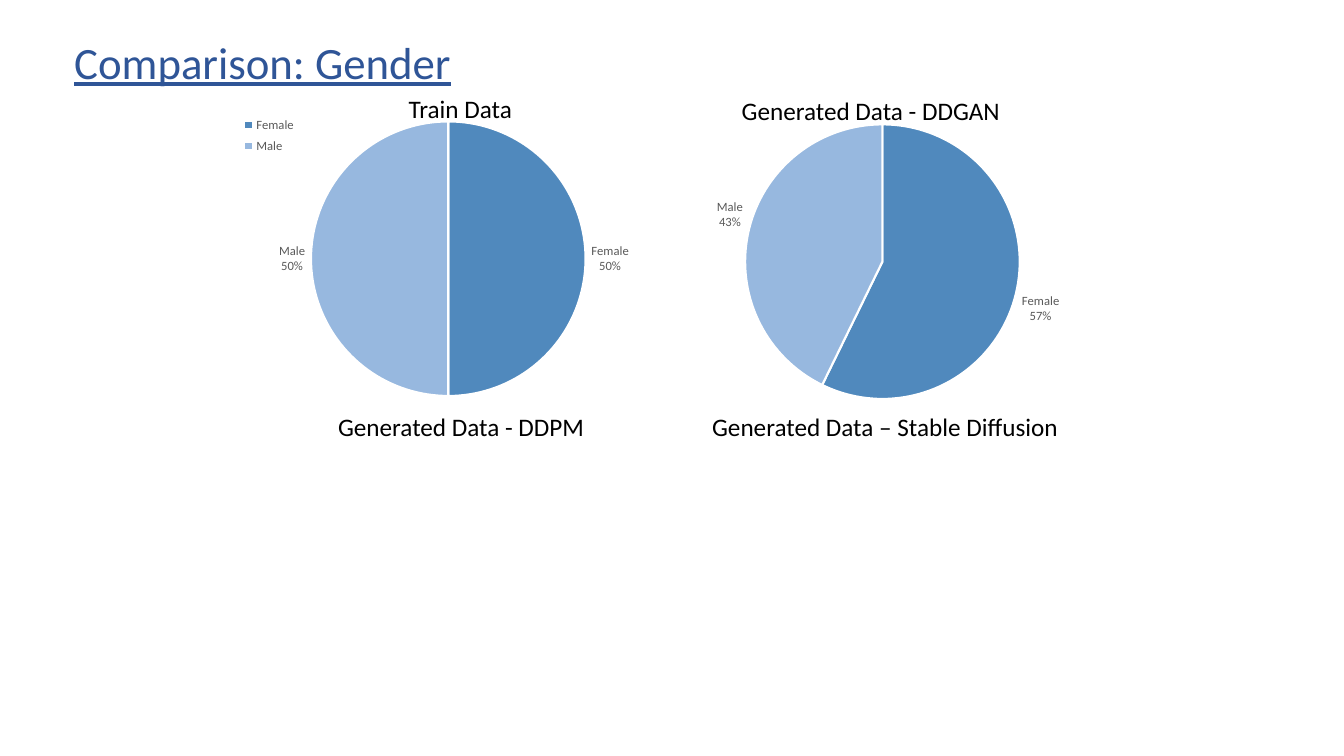
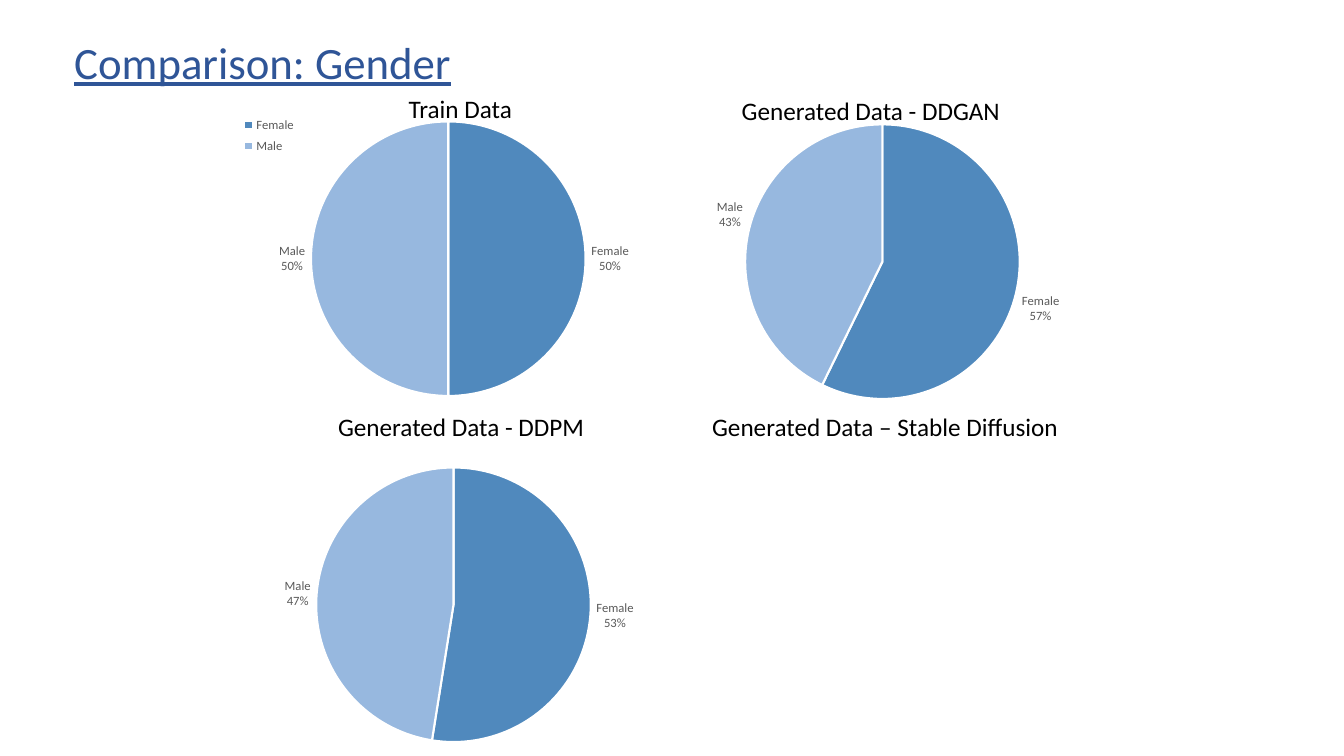
Before and after one commit to subirkumarparida/DDPM, a slide deck: slide 51 of Bias_Diffusion_v4.1.pptx. Drawn at 1344x756 pixels with LibreOffice and Linux fonts; fonts in the diff are those of the drawing. Boxes give left, top, right and bottom in pixels: in the first picture for what was removed or moved away, otherwise in the second. Text is boxed around its words. In the diff, an @@ line names an element or a change of style, - is before the commit and + after.

```diff
--- a/Bias_Diffusion_v4.1.pptx
+++ b/Bias_Diffusion_v4.1.pptx
@@ pie chart added at bbox=[208, 454, 712, 756] @@
+categories: Female, Male
+Series 1: 53, 47
```
Also in this commit, not shown: 2 other slides changed, 1 other file.
